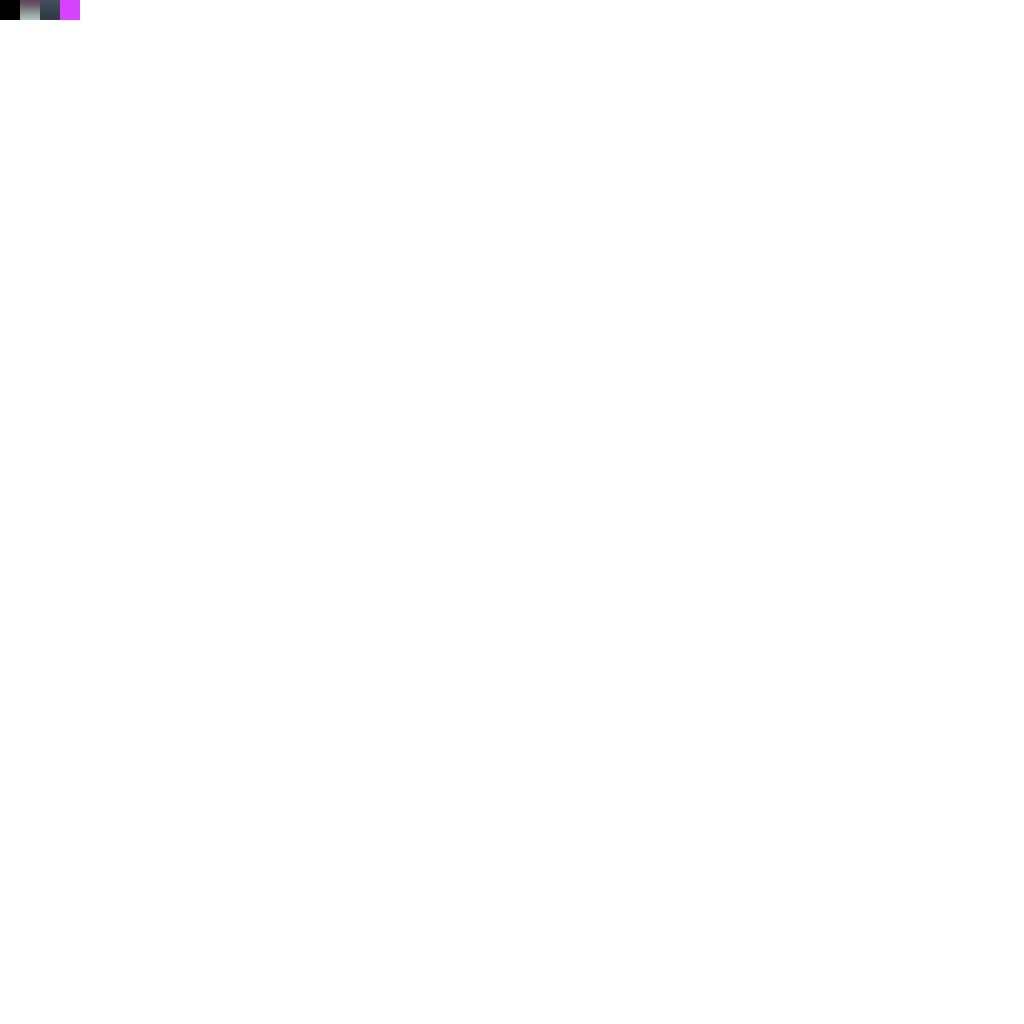
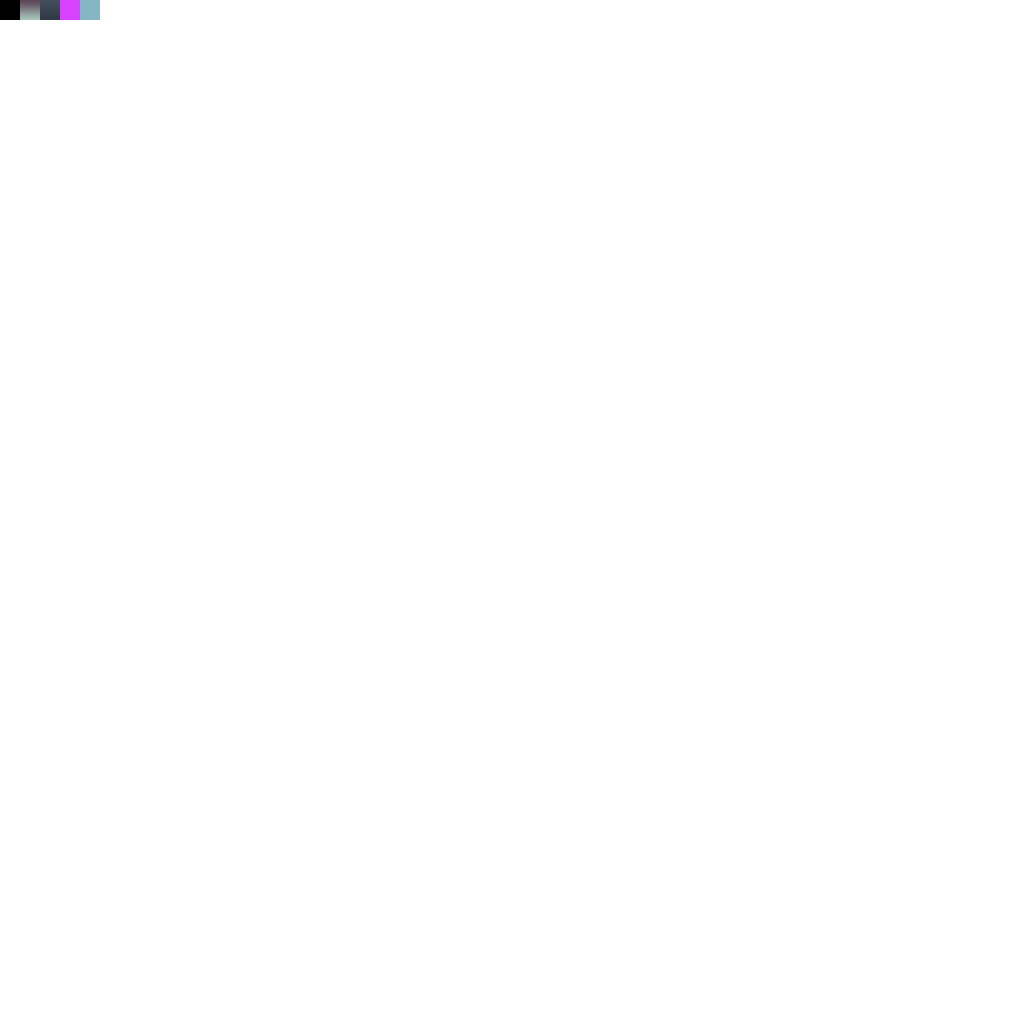
The second 1024 × 1024 image is a revision of the first. Changes to its layers:
added layer "Calque 2 copie" above "Calque 2" over [80, 0, 100, 20]
